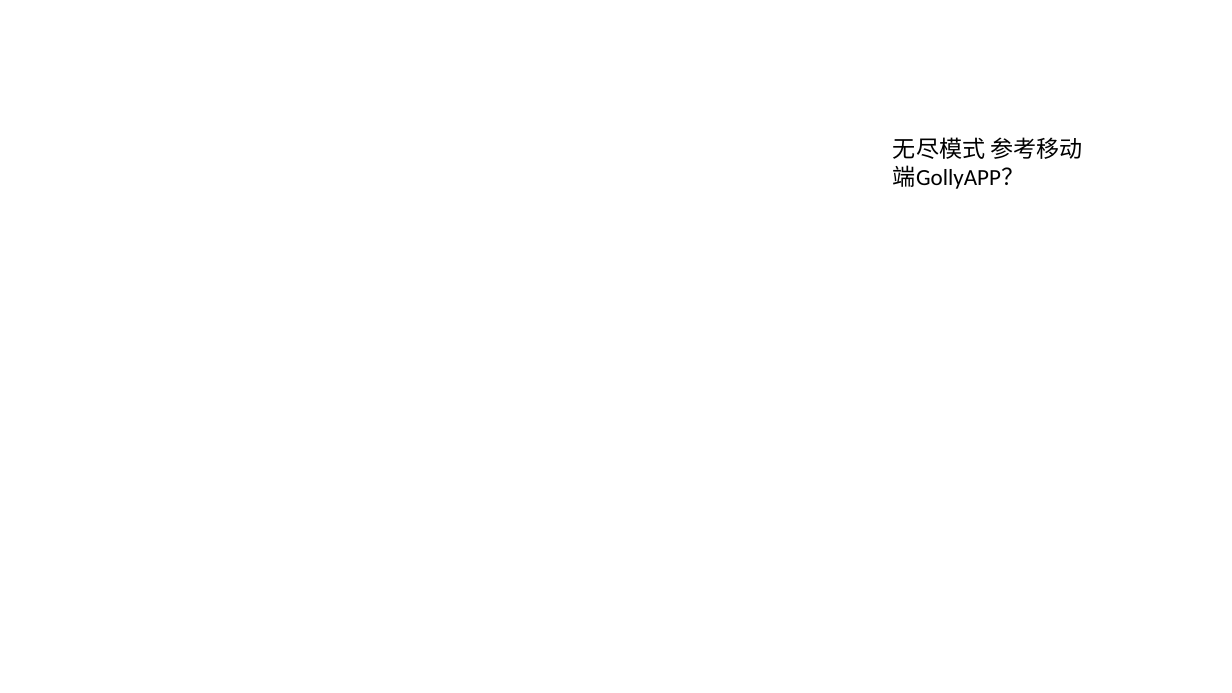
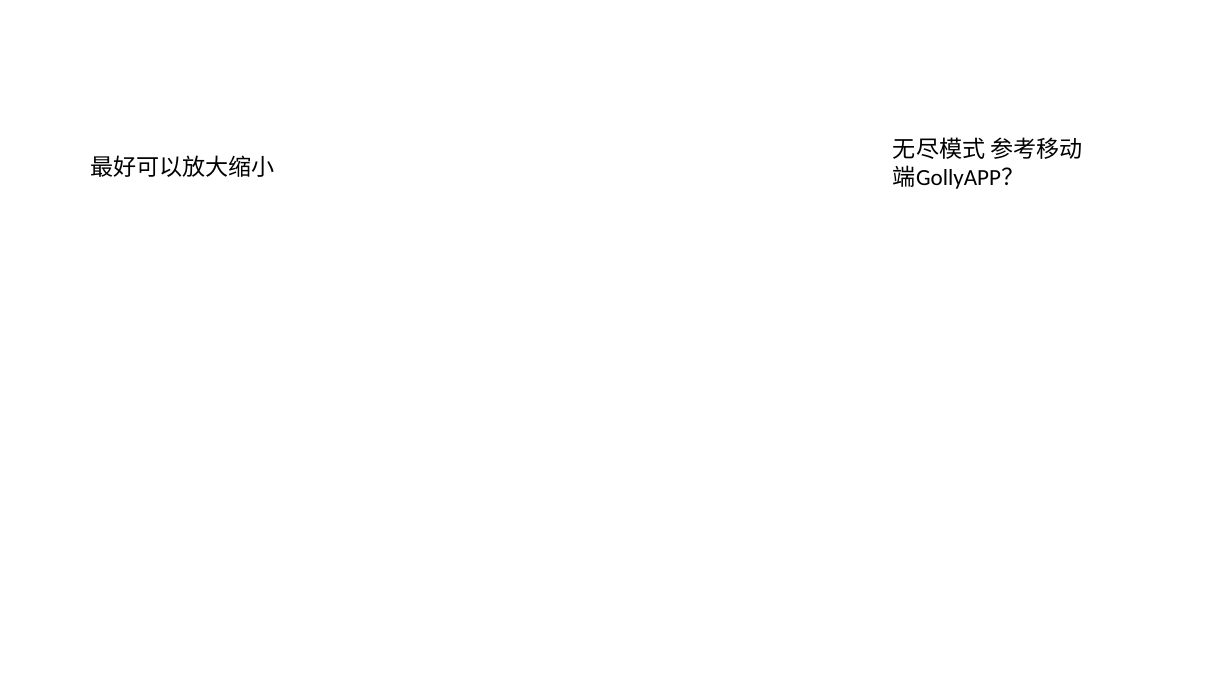
Before and after one commit to GameOfLife9/ConwayGameOfLife, a slide deck: slide 4 of 方案.pptx. Drawn at 1232x693 pixels with LibreOffice and Linux fonts; fonts in the diff are those of the drawing. Boxes give left, top, right and bottom in pixels: in the first picture for what was removed or moved away, otherwise in the second. Text is boxed around its words. In the diff, an @@ line names an element or a change of style, - is before the commit and + after.

```diff
--- a/方案.pptx
+++ b/方案.pptx
@@ text added at [90,155,275,177], 18 pt, text #000000 @@
+最好可以放大缩小
```
Also in this commit, not shown: 1 other slide changed.
